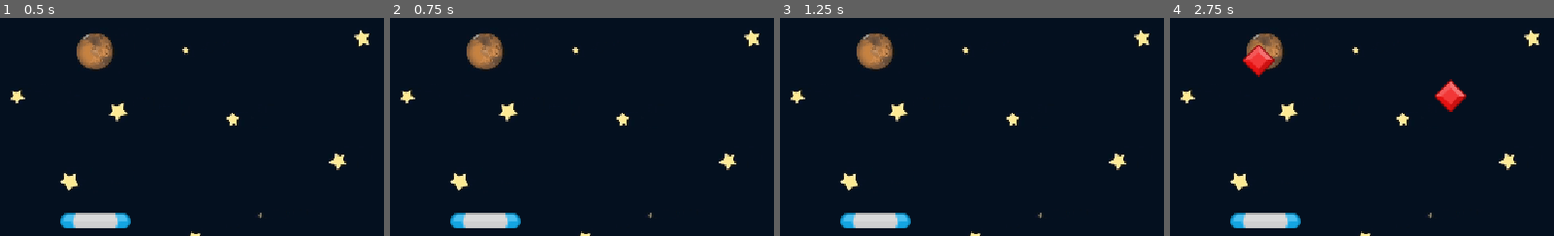
Above: before the commit, frames 1-4 (left to right).
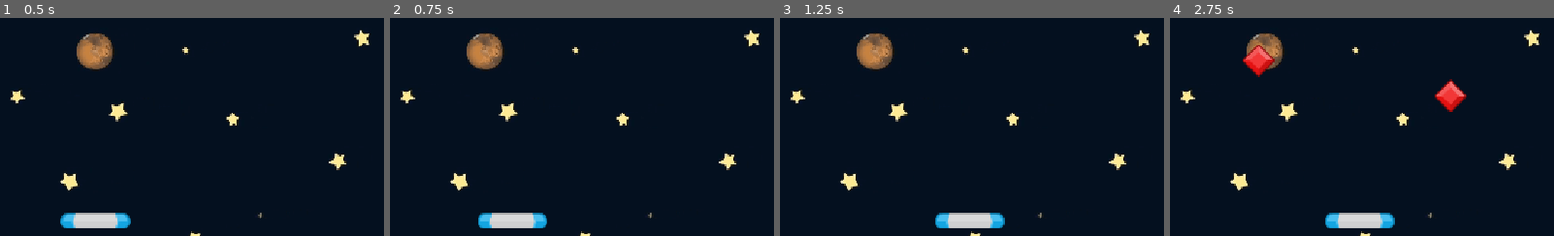
Above: after the commit, the same moments.

Repository: DeltaMonkey/GodotGDScriptGemCatcher
Game: Godot game, scene res://Scenes/Game/Game.tscn
The game is run twice, just before and just after one commit, with the same random seed, the same clock (stepped at 60 frames per second) and the same inputs.
Inputs:
- Up to frame 1 (0.5 s): no input
- Up to frame 2 (0.75 s): hold Right (move_right, bound only after the commit) from 0.53 s (still down)
- Up to frame 3 (1.25 s): keep holding Right (move_right, bound only after the commit)
- Up to frame 4 (2.75 s): release Right (move_right, bound only after the commit) at 1.28 s; hold Left (move_left, bound only after the commit) 1.28-2.03 s; hold Right (move_right, bound only after the commit) from 2.03 s (still down)
The pictures show only the part of the screen within x 36-86%, y 42-92%; the shares and areas given below are measured in that part.

Frame 1 is identical in both runs. In frame 2, 1.5% of the frame differs, in the area x 15-41%, y 89-97%; in frame 3, 2.5%, in the area x 15-59%, y 89-97%; in frame 4, 2.5%.

Commit message:
paddle movement

Diff:
--- /dev/null
+++ b/Scenes/Paddle/Paddle.gd
@@ -0,0 +1,24 @@
+extends Area2D
+
+const SPEED: float = 200.0
+
+# Called when the node enters the scene tree for the first time.
+func _ready() -> void:
+	pass # Replace with function body.
+
+
+# Called every frame. 'delta' is the elapsed time since the previous frame.
+func _process(delta: float) -> void:
+	# if Input.is_action_pressed("move_left") == true:
+	# 	position.x -= SPEED * delta
+	# if Input.is_action_pressed("move_right") == true:
+	# 	position.x += SPEED * delta
+
+	var movement: float = Input.get_axis("move_left", "move_right")
+	position.x += SPEED * delta * movement
+
+	position.x = clampf(
+		position.x,
+		get_viewport_rect().position.x,
+		get_viewport_rect().end.x
+	)
--- a/Scenes/Paddle/Paddle.tscn
+++ b/Scenes/Paddle/Paddle.tscn
@@ -1,12 +1,14 @@
-[gd_scene load_steps=3 format=3 uid="uid://b6rj8fnml0baw"]
+[gd_scene load_steps=4 format=3 uid="uid://b6rj8fnml0baw"]
 
 [ext_resource type="Texture2D" uid="uid://i33tcxif22yt" path="res://Assets/paddleBlu.png" id="1_p4bap"]
+[ext_resource type="Script" uid="uid://iyw06cbsnxt0" path="res://Scenes/Paddle/Paddle.gd" id="1_wuola"]
 
 [sub_resource type="CapsuleShape2D" id="CapsuleShape2D_wuola"]
 radius = 12.0
 height = 104.0
 
 [node name="Paddle" type="Area2D"]
+script = ExtResource("1_wuola")
 
 [node name="Sprite2D" type="Sprite2D" parent="."]
 texture = ExtResource("1_p4bap")
--- a/project.godot
+++ b/project.godot
@@ -26,6 +26,21 @@
 naming/scene_name_casing=1
 naming/script_name_casing=1
 
+[input]
+
+move_left={
+"deadzone": 0.2,
+"events": [Object(InputEventKey,"resource_local_to_scene":false,"resource_name":"","device":-1,"window_id":0,"alt_pressed":false,"shift_pressed":false,"ctrl_pressed":false,"meta_pressed":false,"pressed":false,"keycode":0,"physical_keycode":4194319,"key_label":0,"unicode":0,"location":0,"echo":false,"script":null)
+, Object(InputEventKey,"resource_local_to_scene":false,"resource_name":"","device":-1,"window_id":0,"alt_pressed":false,"shift_pressed":false,"ctrl_pressed":false,"meta_pressed":false,"pressed":false,"keycode":0,"physical_keycode":65,"key_label":0,"unicode":97,"location":0,"echo":false,"script":null)
+]
+}
+move_right={
+"deadzone": 0.2,
+"events": [Object(InputEventKey,"resource_local_to_scene":false,"resource_name":"","device":-1,"window_id":0,"alt_pressed":false,"shift_pressed":false,"ctrl_pressed":false,"meta_pressed":false,"pressed":false,"keycode":0,"physical_keycode":4194321,"key_label":0,"unicode":0,"location":0,"echo":false,"script":null)
+, Object(InputEventKey,"resource_local_to_scene":false,"resource_name":"","device":-1,"window_id":0,"alt_pressed":false,"shift_pressed":false,"ctrl_pressed":false,"meta_pressed":false,"pressed":false,"keycode":0,"physical_keycode":68,"key_label":0,"unicode":100,"location":0,"echo":false,"script":null)
+]
+}
+
 [rendering]
 
 renderer/rendering_method="gl_compatibility"
Not shown, added: Scenes/Paddle/Paddle.gd.uid
